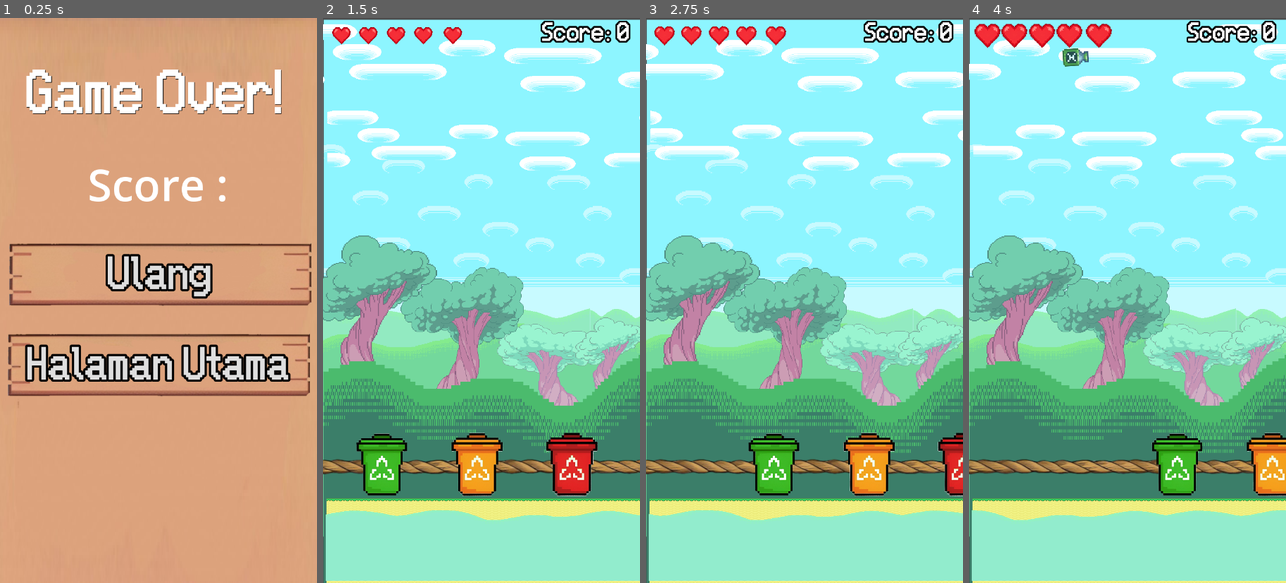
Above: before the commit, frames 1-4 (left to right).
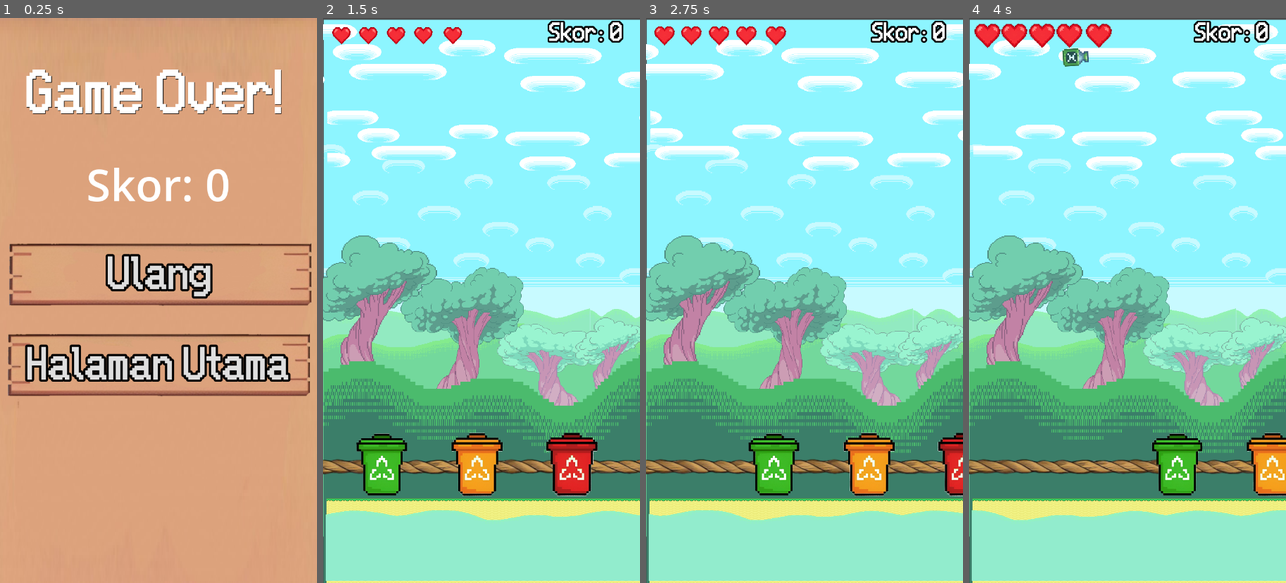
Above: after the commit, the same moments.

Repository: RaFYWStud/Project_GameDev
Game: Godot game, scene res://Scenes/GameOver.tscn
The game is run twice, just before and just after one commit, with the same random seed, the same clock (stepped at 60 frames per second) and the same inputs. This scene is started directly instead of the project's main scene.
Inputs (mouse positions are in pixels of both pictures, inside the frame that each line leads up to):
- Up to frame 1 (0.25 s): no input
- Up to frame 2 (1.5 s): click "Ulang" at 0.5 s; move the mouse to (551, 272) at 1.27 s; click (551, 272) at 1.42 s
- Up to frame 3 (2.75 s): drag from (741, 328) to (810, 554) at 2.02 s
- Up to frame 4 (4 s): move the mouse to (1159, 176) at 2.77 s; click (1159, 176) at 2.92 s; drag from (1111, 413) to (1190, 464) at 3.52 s

The runs differ from the first frame. In frame 1, 0.8% of the frame differs, in the area x 27-73%, y 26-33%; in frame 2, 0.8%; in frame 3, 0.8%; in frame 4, 0.8%.

Commit message:
Melakukan debug untuk score pada gameoverscene dengan menambahkan autoload singleton sebagai variabel global dan menambahkan animasi terbuka saat sampah menyentuh tempat sampah

Diff:
--- a/Scenes/GameOver.tscn
+++ b/Scenes/GameOver.tscn
@@ -43,13 +43,14 @@
 offset_right = 709.0
 offset_bottom = 511.0
 theme_override_font_sizes/font_size = 100
-text = "Score :
+text = "Skor:
 "
 horizontal_alignment = 1
 vertical_alignment = 1
 
 [node name="Retry" type="Button" parent="."]
 z_index = 1
+layout_mode = 0
 offset_left = 17.0
 offset_top = 499.0
 offset_right = 711.0
@@ -74,6 +75,7 @@
 
 [node name="Home" type="Button" parent="."]
 z_index = 1
+layout_mode = 0
 offset_left = 14.0
 offset_top = 704.0
 offset_right = 708.0
--- a/Scenes/MainSceneTrash.gd
+++ b/Scenes/MainSceneTrash.gd
@@ -64,19 +64,20 @@
 	# Menghapus sprite nyawa terakhir
 	if lives_node.get_child_count() > 0:
 		var last_life = lives_node.get_child(lives_node.get_child_count() -1)  # Ambil sprite terakhir
-		last_life.queue_free()  # Hapus sprite
+		last_life.call_deferred("queue_free")  # Hapus sprite
 
 	if lives <= 0:
 		game_over()
 
 func update_ui():
-	score_label.text = "Score: " + str(score)
+	score_label.text = "Skor: " + str(score)
 
 func game_over():
-	var game_over_scene = load("res://Scenes/GameOver.tscn").instantiate()
-	game_over_scene.set_score(score)
-	get_tree().root.add_child(game_over_scene)
-	queue_free()
+	call_deferred("_load_game_over_scene")
+
+func _load_game_over_scene():
+	game_data.score = score
+	get_tree().change_scene_to_file("res://Scenes/GameOver.tscn")
 
 
 # Fungsi yang dipanggil ketika sampah memasuki area tempat sampah
--- a/Scenes/TrashBin/TrashBin.gd
+++ b/Scenes/TrashBin/TrashBin.gd
@@ -1,4 +1,6 @@
 extends Area2D
+
+@onready var sprite = $AnimatedSprite2D
 
 # Fungsi ini akan dipanggil saat sampah memasuki tempat sampah
 func _ready():
@@ -12,3 +14,7 @@
 		if main_scene:
 			# Mengirim informasi tentang sampah dan nama tempat sampah ke script utama
 			main_scene._on_bin_area_entered(area, self.name)
+			sprite.frame = 1
+
+			await get_tree().create_timer(0.3).timeout
+			sprite.frame = 0
--- a/Scenes/game_over.gd
+++ b/Scenes/game_over.gd
@@ -3,16 +3,12 @@
 func _ready():
 	var score_label = $ScoreLabel
 	if score_label:
-		print("Cihuyy")
+		print("Skor gamedata = ", game_data.score)
+		score_label.text = "Skor: " + str(game_data.score)
 	else:
-		print("alamakk")
+		print("score label tidak ditemukan")
 
-func set_score(final_score):
-	var score_label = $ScoreLabel
-	if score_label:
-		score_label.text = "Skor: " + str(final_score)
-	else:
-		print("score labek tidak ditemukan")
+
 
 
 func _on_retry_pressed() -> void:
--- a/Scenes/main.tscn
+++ b/Scenes/main.tscn
@@ -219,7 +219,7 @@
 [node name="OrganicBin" type="Area2D" parent="TrashBinGroup"]
 script = ExtResource("16_vlwld")
 
-[node name="OrganicBin" type="AnimatedSprite2D" parent="TrashBinGroup/OrganicBin"]
+[node name="AnimatedSprite2D" type="AnimatedSprite2D" parent="TrashBinGroup/OrganicBin"]
 z_index = 4
 position = Vector2(-4540, 7300)
 sprite_frames = SubResource("SpriteFrames_l6dhp")
@@ -233,7 +233,7 @@
 [node name="AnorganicBin" type="Area2D" parent="TrashBinGroup"]
 script = ExtResource("16_vlwld")
 
-[node name="AnorganicBin" type="AnimatedSprite2D" parent="TrashBinGroup/AnorganicBin"]
+[node name="AnimatedSprite2D" type="AnimatedSprite2D" parent="TrashBinGroup/AnorganicBin"]
 z_index = 4
 position = Vector2(-200, 7300)
 sprite_frames = SubResource("SpriteFrames_grltm")
@@ -246,7 +246,7 @@
 [node name="ToxicBin" type="Area2D" parent="TrashBinGroup"]
 script = ExtResource("16_vlwld")
 
-[node name="ToxicBin" type="AnimatedSprite2D" parent="TrashBinGroup/ToxicBin"]
+[node name="AnimatedSprite2D" type="AnimatedSprite2D" parent="TrashBinGroup/ToxicBin"]
 z_index = 4
 position = Vector2(4100, 7300)
 sprite_frames = SubResource("SpriteFrames_vmig3")
--- /dev/null
+++ b/Script/game_data.gd
@@ -0,0 +1,6 @@
+extends Node
+
+var score: int = 0
+
+func _ready() -> void:
+	print("Singleton Has been loaded Score:", score)
--- a/project.godot
+++ b/project.godot
@@ -15,6 +15,10 @@
 config/features=PackedStringArray("4.3", "Mobile")
 config/icon="res://icon.svg"
 
+[autoload]
+
+game_data="*res://Script/game_data.gd"
+
 [display]
 
 window/size/viewport_width=720
